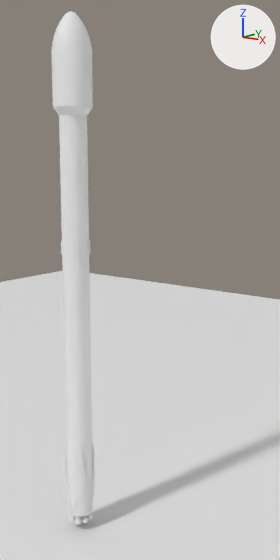
The Blender file models/falcon9v2.blend: old version first, new version second.
The view is the same before and after, from the file's camera 'Camera'. Lighting does not change. The marker at upper right points along +X, +Y and +Z. Materials are left out; every surface is plain grey.

Names of what the first picture shows: 'Fairing', 'Interstage', 'Leg', 'Plane', 'Stage1', 'Stage2'.
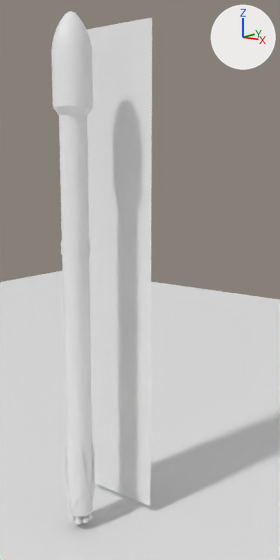
What the commit changed:
Object 'cutout' (ob_cutout) moves from (0.0, 37.9, 36.3) to (0.0, 8.8, 36.3).
Object 'cutout' (ob_cutout) is now shown.

What differs and where, as boxes [x1, y1, x2, y2] in the pictures (280 x 560 px):
'cutout', shown: after [87, 18, 152, 506]
'Leg', unchanged, covered by the edit: before [65, 444, 95, 512]
'Leg.001', unchanged, uncovered by the edit: after [65, 444, 95, 512]
